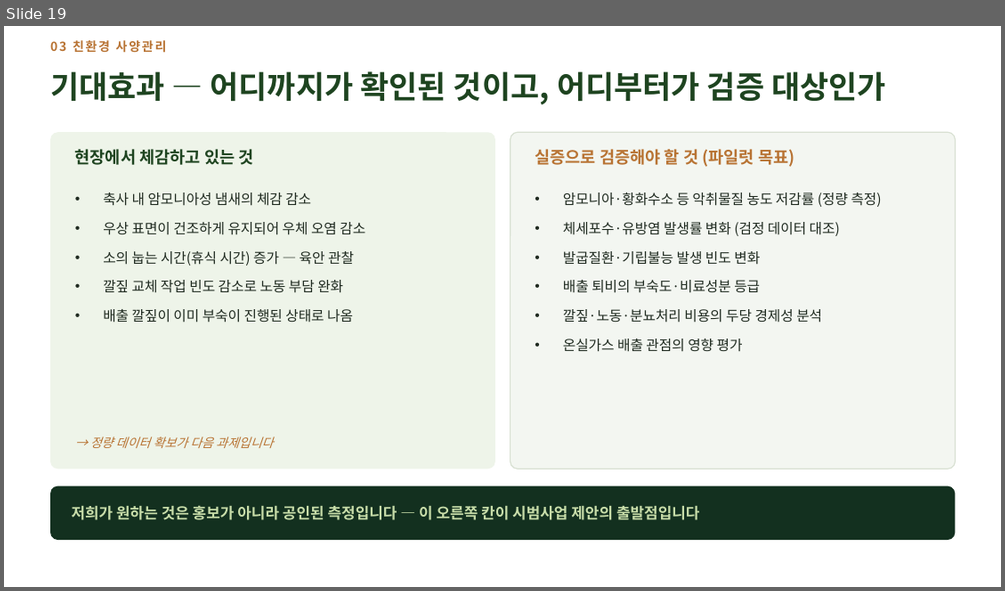
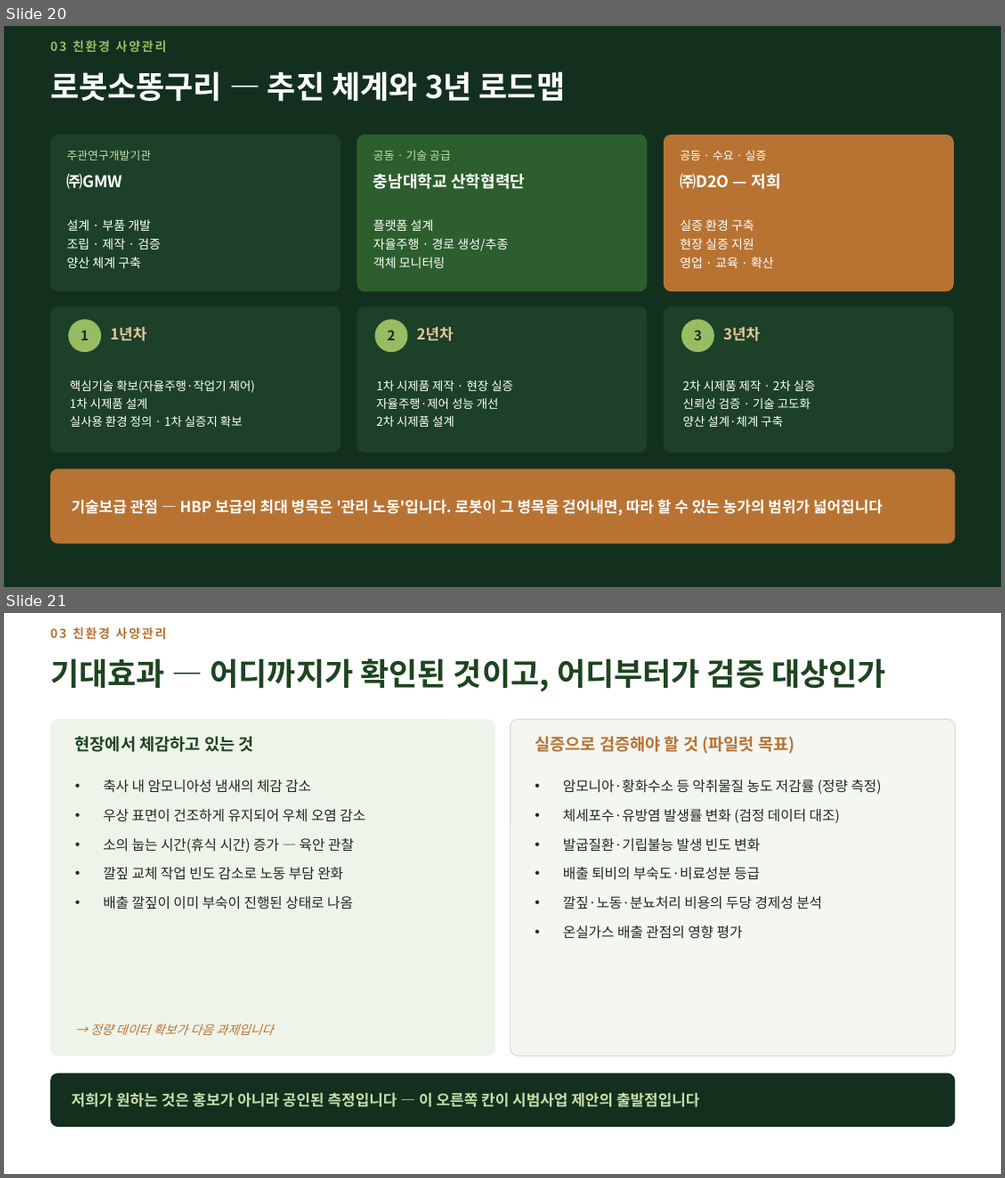
Before and after one commit to hhj3150/Dr-Ha--agent, a slide deck: deliverables/2026-08-10-nias-seminar/저지종_유가공목장_운영_현장사례.pptx. Shown one above the other, each under a label of ours: slide 19 before the commit, slides 20 and 21 after it. The pictures are 1005x591 and 1005x1178 pixels, drawn with LibreOffice and Linux fonts; fonts in the diff are those of the drawing. Boxes give left, top, right and bottom in pixels: in the first picture for what was removed or moved away, otherwise in the second. Text is boxed around its words. In the diff, an @@ line names an element or a change of style, - is before the commit and + after.

```diff
--- a/deliverables/2026-08-10-nias-seminar/저지종_유가공목장_운영_현장사례.pptx
+++ b/deliverables/2026-08-10-nias-seminar/저지종_유가공목장_운영_현장사례.pptx
@@ slide 20 added at [4,26,1001,587], background #13301F @@
@@ text added at [50,40,167,52], 12 pt, text #97BC62, bold @@
+03 친환경 사양관리
@@ text added at [50,71,566,101], 30 pt, text #FFFFFF, bold @@
+로봇소똥구리 — 추진 체계와 3년 로드맵
@@ rounded rectangle added at [50,135,340,291], fill #1C4028 @@
@@ text added at [67,150,152,160], 11 pt, text #C8DDA9 @@
+주관연구개발기관
@@ rounded rectangle added at [357,135,647,291], fill #2C5F2D @@
@@ text added at [373,150,451,160], 11 pt, text #C8DDA9 @@
+공동 · 기술 공급
@@ rounded rectangle added at [663,135,954,291], fill #B87333 @@
@@ text added at [680,150,767,160], 11 pt, text #FFFFFF @@
+공동 · 수요 · 실증
@@ text added at [67,174,123,189], 15.5 pt, text #FFFFFF, bold @@
+㈜GMW
@@ text added at [373,173,525,189], 15.5 pt, text #FFFFFF, bold @@
+충남대학교 산학협력단
@@ text added at [680,174,780,189], 15.5 pt, text #FFFFFF, bold @@
+㈜D2O — 저희
@@ text added at [67,219,161,268], 12 pt, text #FFFFFF @@
+설계 · 부품 개발
+조립 · 제작 · 검증
+양산 체계 구축
@@ text added at [373,219,508,268], 12 pt, text #FFFFFF @@
+플랫폼 설계
+자율주행 · 경로 생성/추종
+객체 모니터링
@@ text added at [680,219,774,268], 12 pt, text #FFFFFF @@
+실증 환경 구축
+현장 실증 지원
+영업 · 교육 · 확산
@@ rounded rectangle added at [50,306,340,452], fill #1C4028 @@
@@ ellipse added at [68,319,101,352], fill #97BC62 @@
@@ rounded rectangle added at [357,306,647,452], fill #1C4028 @@
@@ ellipse added at [375,319,408,352], fill #97BC62 @@
@@ rounded rectangle added at [663,306,954,452], fill #1C4028 @@
@@ ellipse added at [681,319,714,352], fill #97BC62 @@
@@ text added at [81,330,89,340], 13 pt, text #1F2A20, bold @@
+1
@@ text added at [110,327,146,341], 14.5 pt, text #E9C79A, bold @@
+1년차
@@ text added at [388,329,396,340], 13 pt, text #1F2A20, bold @@
+2
@@ text added at [417,327,453,341], 14.5 pt, text #E9C79A, bold @@
+2년차
@@ text added at [694,329,702,340], 13 pt, text #1F2A20, bold @@
+3
@@ text added at [723,327,760,341], 14.5 pt, text #E9C79A, bold @@
+3년차
@@ text added at [70,380,255,426], 11.5 pt, text #FFFFFF @@
+핵심기술 확보(자율주행·작업기 제어)
+1차 시제품 설계
+실사용 환경 정의 · 1차 실증지 확보
@@ text added at [376,380,513,426], 11.5 pt, text #FFFFFF @@
+1차 시제품 제작 · 현장 실증
+자율주행·제어 성능 개선
+2차 시제품 설계
@@ text added at [683,380,816,426], 11.5 pt, text #FFFFFF @@
+2차 시제품 제작 · 2차 실증
+신뢰성 검증 · 기술 고도화
+양산 설계·체계 구축
@@ rounded rectangle added at [50,468,955,543], fill #B87333 @@
@@ text added at [72,499,882,516], 14.5 pt, text #FFFFFF, bold @@
+기술보급 관점 — HBP 보급의 최대 병목은 '관리 노동'입니다. 로봇이 그 병목을 걷어내면, 따라 할 수 있는 농가의 범위가 넓어집니다
@@ what was slide 19 is now slide 21 @@
```
Also in this commit, not shown: 5 slides changed, 1 other slide added, 2 other files.
